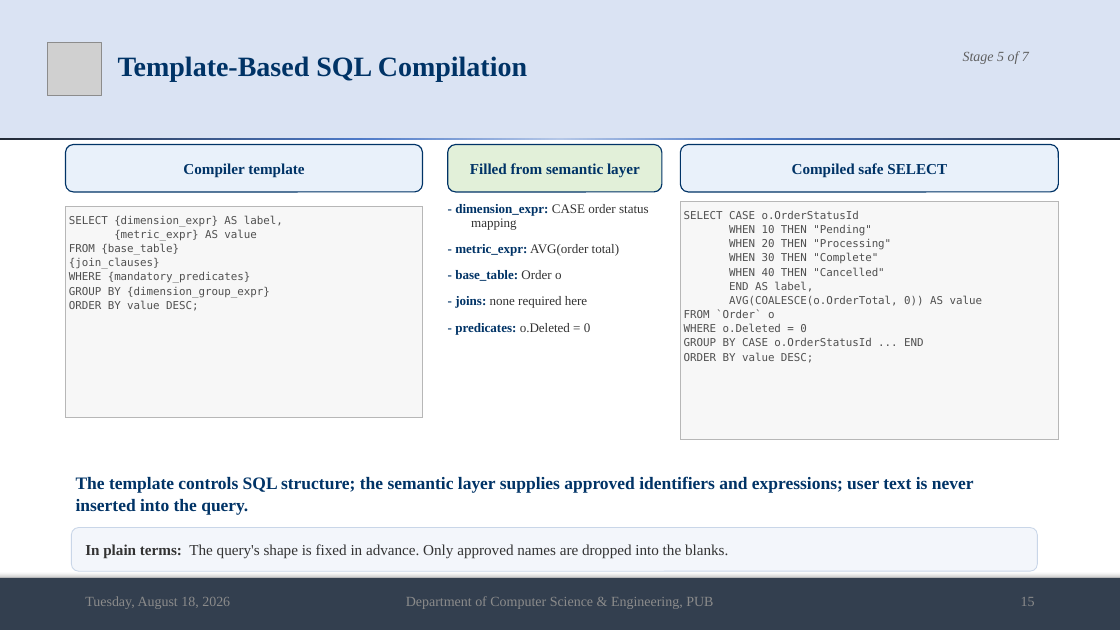
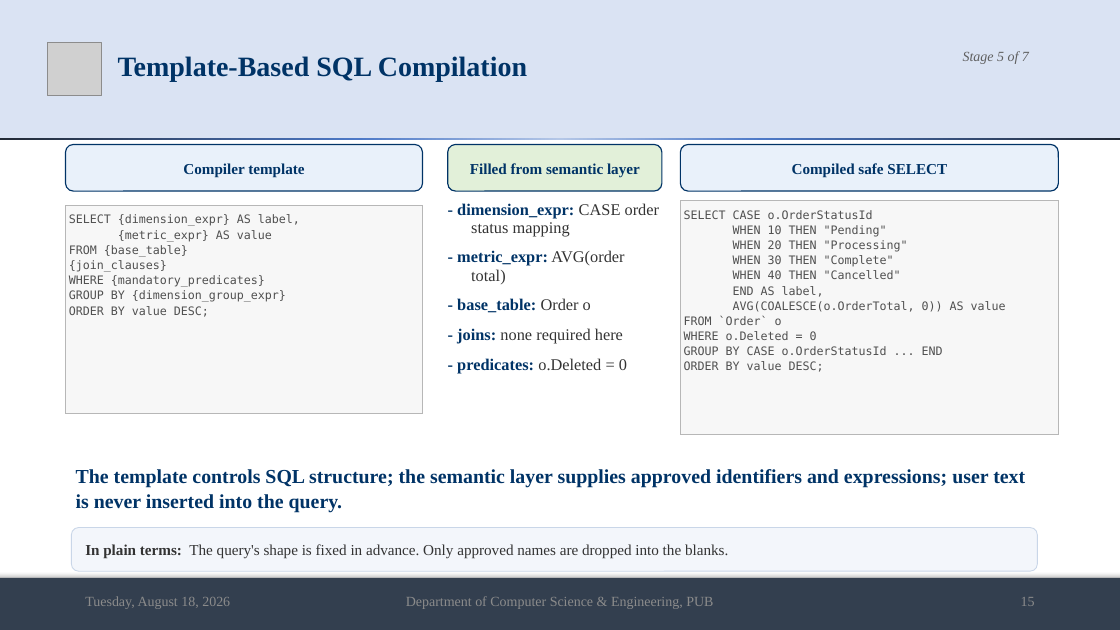
Before and after one commit to md-riaz/AEGIS-Research, a slide deck: slide 15 of docs/scripts/Md_Riaz_Final_Defense_0322310105101024.pptx. Drawn at 1120x630 pixels with LibreOffice and Linux fonts; fonts in the diff are those of the drawing; grey boxes stand for pictures. Boxes give left, top, right and bottom in pixels: in the first picture for what was removed or moved away, otherwise in the second. Text is boxed around its words. In the diff, an @@ line names an element or a change of style, - is before the commit and + after.

```diff
--- a/docs/scripts/Md_Riaz_Final_Defense_0322310105101024.pptx
+++ b/docs/scripts/Md_Riaz_Final_Defense_0322310105101024.pptx
@@ rectangle "SELECT {dimension_expr} AS label," at <box>66,206,423,413</box>: size 9.3 to 10 pt @@
@@ rectangle "SELECT {dimension_expr} AS label,": place and size @@
-rectangle "SELECT {dimension_expr} AS label," at <box>66,207,423,418</box>
+rectangle "SELECT {dimension_expr} AS label," at <box>66,206,423,413</box>
@@ text "- dimension_expr: CASE order status ..." at <box>457,203,659,374</box>: size 11.2 to 14 pt @@
@@ rectangle "SELECT CASE o.OrderStatusId": place and size @@
-rectangle "SELECT CASE o.OrderStatusId" at <box>681,202,1059,439</box>
+rectangle "SELECT CASE o.OrderStatusId" at <box>681,201,1059,434</box>
@@ rectangle "SELECT CASE o.OrderStatusId" at <box>681,201,1059,434</box>: size 9.3 to 10 pt @@
@@ text "The template controls SQL structure; ...": place and size @@
-text "The template controls SQL structure; ..." at <box>76,476,974,515</box>
+text "The template controls SQL structure; ..." at <box>76,469,1025,513</box>
@@ text "The template controls SQL structure; ..." at <box>76,469,1025,513</box>: size 15 to 17 pt @@
```
Also in this commit, not shown: 18 other slides changed, 1 slide added, 7 other files.
